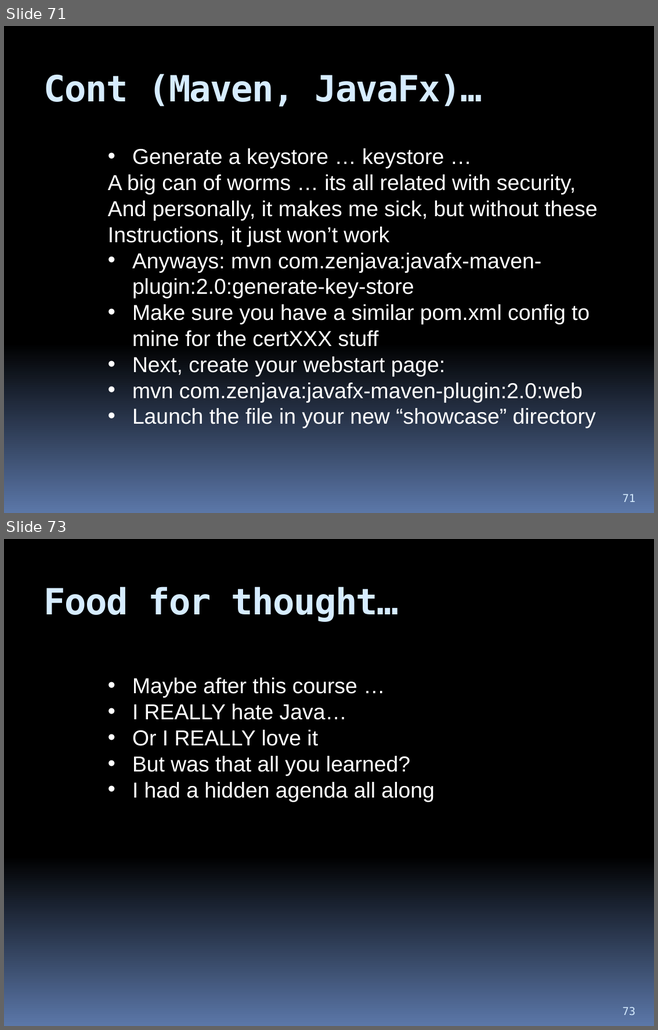
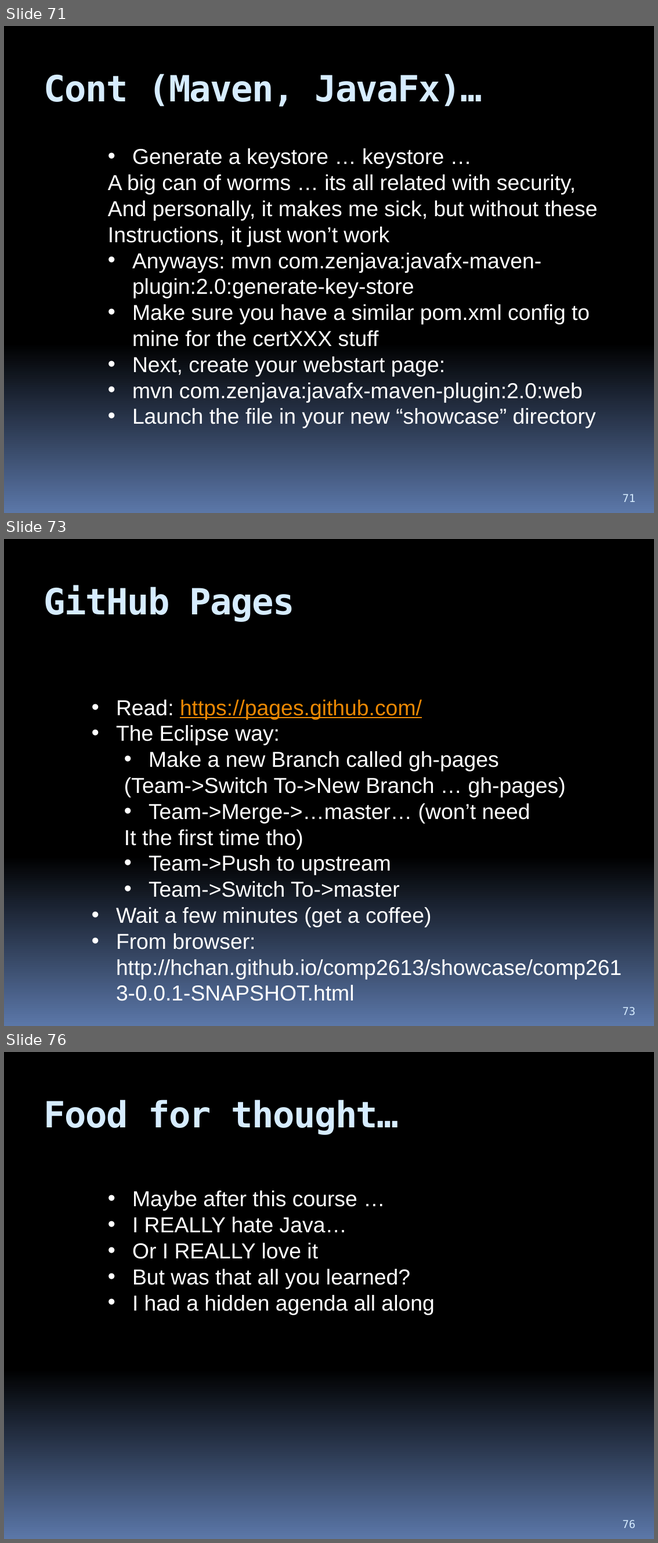
Before and after one commit to hchan/comp2613, a slide deck: coursePresentation.pptx. Shown one above the other, each under a label of ours: slides 71 and 73 before the commit, slides 71, 73 and 76 after it; the slides between them are not shown. The pictures are 658x1030 and 658x1543 pixels, drawn with LibreOffice and Linux fonts; fonts in the diff are those of the drawing. Boxes give left, top, right and bottom in pixels: in the first picture for what was removed or moved away, otherwise in the second. Text is boxed around its words. In the diff, an @@ line names an element or a change of style, - is before the commit and + after.

```diff
--- a/coursePresentation.pptx
+++ b/coursePresentation.pptx
@@ slide 73 added at [4, 539, 654, 1026], background gradient #000000 to #5B77A8 @@
@@ title added at [44, 585, 295, 622], 40 pt, text #D6ECFF, bold @@
+GitHub Pages
@@ text added at [116, 700, 621, 1001], 24 pt, text #FFFFFF @@
+• Read: https://pages.github.com/
+• The Eclipse way:
+  • Make a new Branch called gh-pages
+  (Team->Switch To->New Branch … gh-pages)
+  • Team->Merge->…master… (won’t need
+  It the first time tho)
+  • Team->Push to upstream
+  • Team->Switch To->master
+• Wait a few minutes (get a coffee)
+• From browser: http://hchan.github.io/comp2613/showcase/comp2613-0.0.1-SNAPSHOT.html
@@ page number added at [622, 1007, 635, 1015], 12 pt, text #D6ECFF @@
+73
@@ what was slide 73 is now slide 76 @@
@@ page number at [622, 1520, 635, 1528]: text changed @@
-73
+76
```
Also in this commit, not shown: 1 slide changed, 2 other slides added.
